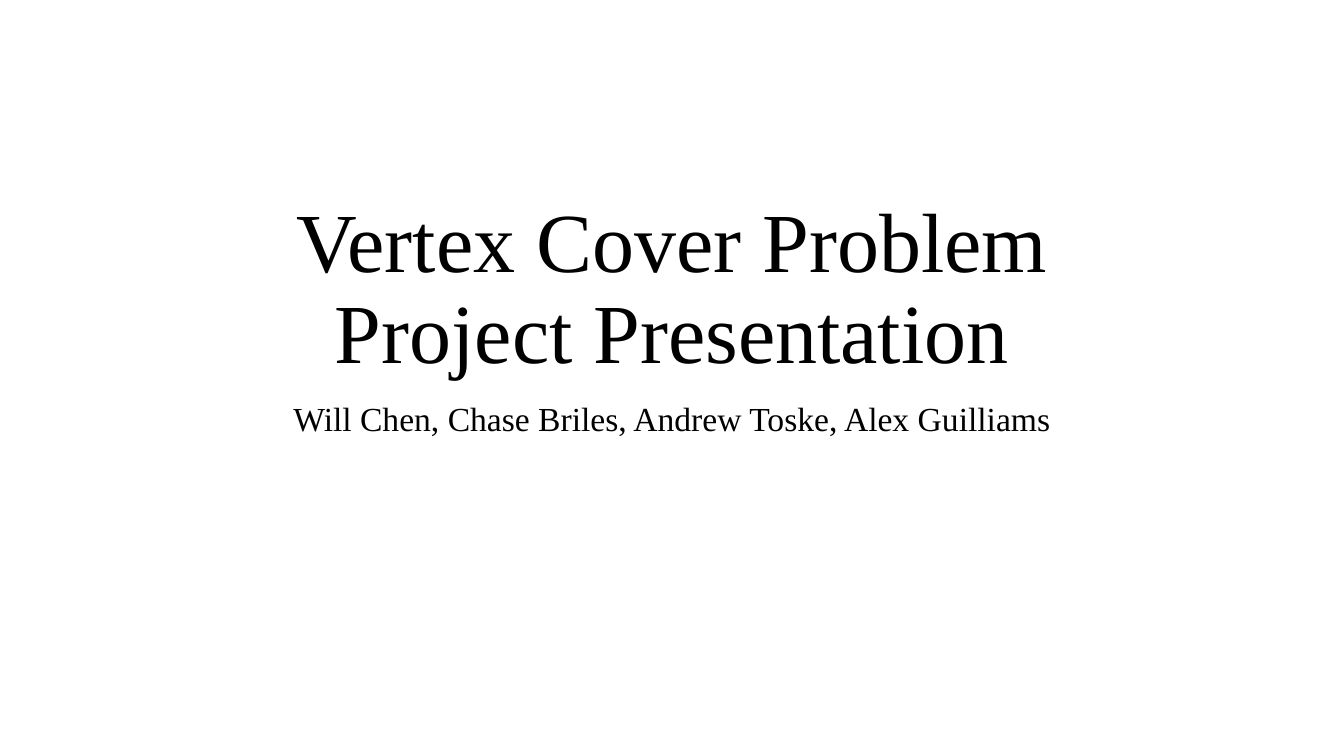
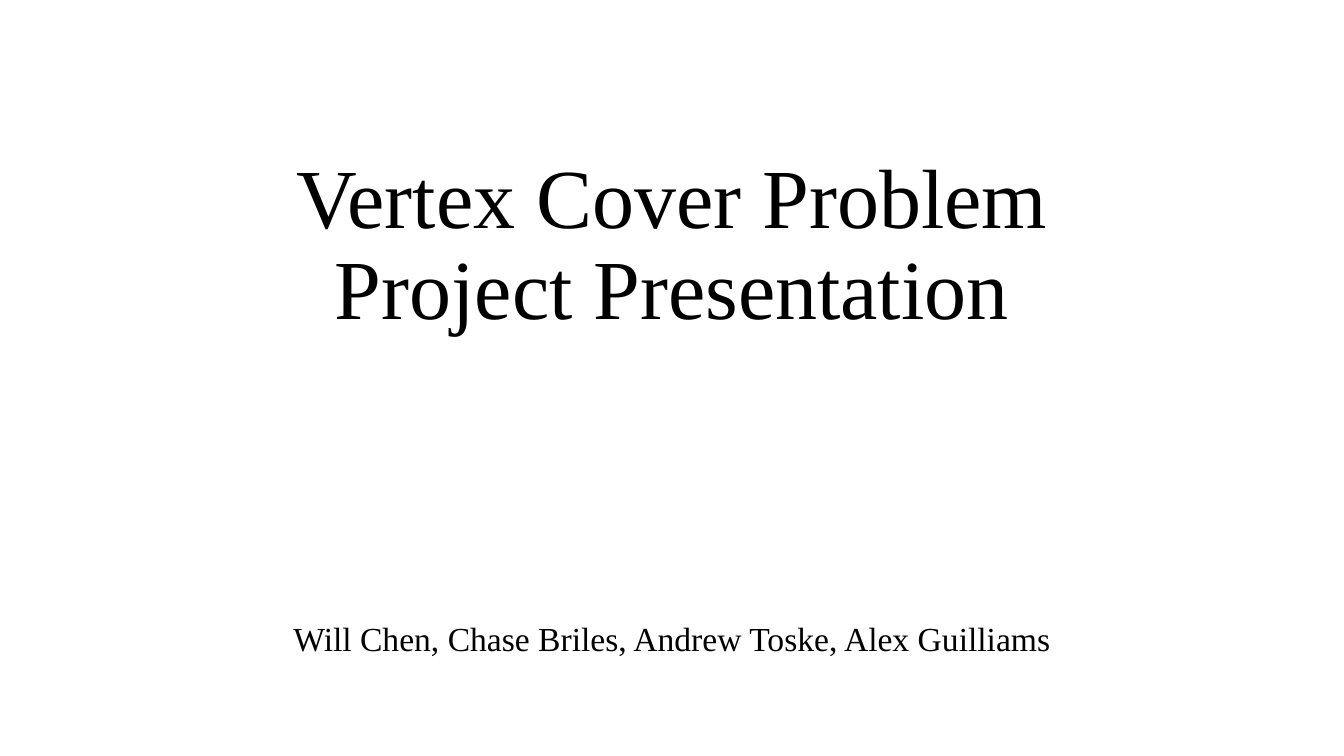
Before and after one commit to chen6wx/np-project, a slide deck: slide 1 of presentations/problem_presentation.pptx. Drawn at 1344x756 pixels with LibreOffice and Linux fonts; fonts in the diff are those of the drawing. Boxes give left, top, right and bottom in pixels: in the first picture for what was removed or moved away, otherwise in the second. Text is boxed around its words. In the diff, an @@ line names an element or a change of style, - is before the commit and + after.

```diff
--- a/presentations/problem_presentation.pptx
+++ b/presentations/problem_presentation.pptx
@@ title "Vertex Cover Problem Project Presentation": place and size @@
-title "Vertex Cover Problem Project Presentation" at <box>296,213,1047,379</box>
+title "Vertex Cover Problem Project Presentation" at <box>296,169,1047,335</box>
@@ title "Vertex Cover Problem Project Presentation" at <box>296,169,1047,335</box>: vertical alignment bottom to top @@
@@ subtitle "Will Chen, Chase Briles, Andrew ...": place and size @@
-subtitle "Will Chen, Chase Briles, Andrew ..." at <box>293,407,1050,436</box>
+subtitle "Will Chen, Chase Briles, Andrew ..." at <box>293,627,1050,656</box>
```
Also in this commit, not shown: 7 other slides changed, 3 slides added, 2 slides removed.
